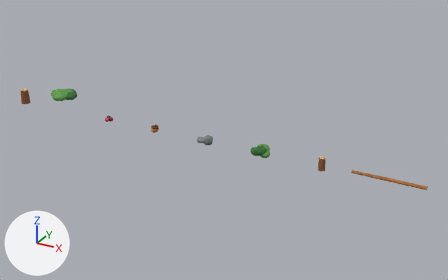
Two versions of the glTF model client/public/assets/models/low-poly/forest-props.glb, one commit apart.
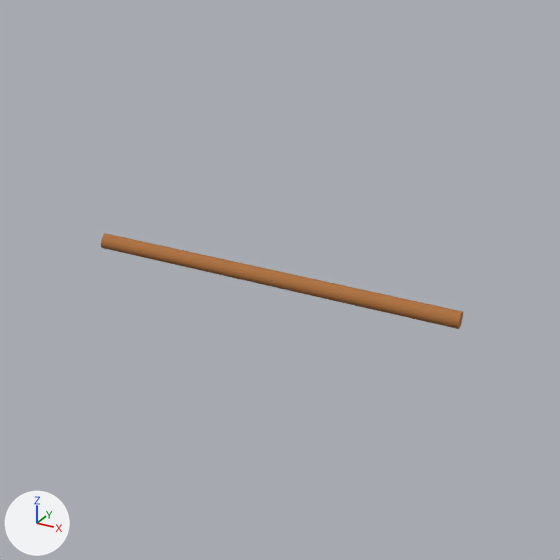
Each version is shown whole from a 50 mm lens placed at (37.46, -48.05, 24.83), pointed at (10.38, 1.18, 0.22), then close up on the part from 74% to 100% of the width and 43% to 85% of the height. The lights are fixed; the arrows at lower left show +X, +Y and +Z. The first two pictures are the older version. Where no turn or scale is listed for an object, it has been applied to the vertices.

Objects in the first close-up: 'fence-single-rail'.
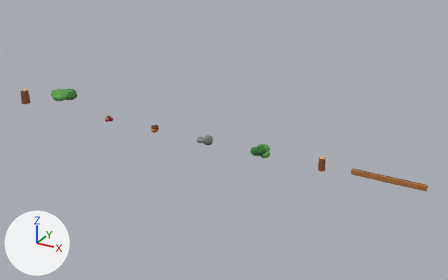
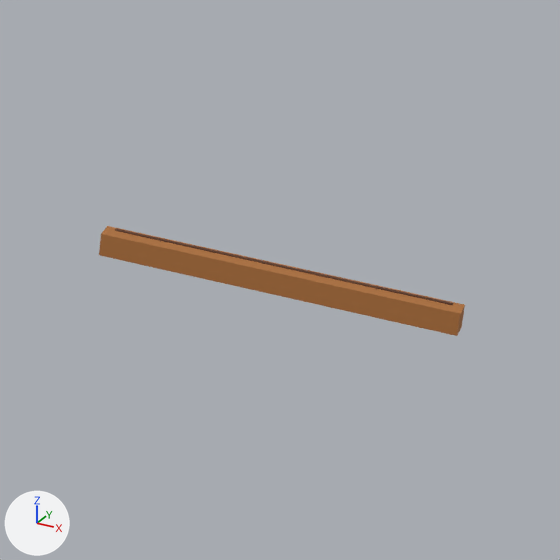
Pixel boxes [x1, y1, x2, y2] of what changed, in the close-ups (560 x 560 px):
'fence-rectangular-panel', added (brown): after [99, 226, 465, 336]
'fence-single-rail', deleted (brown): before [101, 233, 463, 329]
'fence-panel-grain', added: after [115, 229, 453, 305]

Diff of the bpy script that builds the scene:
```diff
--- a/client/public/assets/models/low-poly/forest-props.glb.py
+++ b/client/public/assets/models/low-poly/forest-props.glb.py
@@ me_mesh_27 @@
+me_mesh_27.from_pydata(...)  # a box spanning x -3.04..3.04, y -0.03..0.03, z -0.01..0.01
+me_mesh_27.materials.append(mat_trunkdark)  # brown #5e3926
@@ me_mesh_26_1 @@
+me_mesh_26_1.from_pydata(...)  # a box spanning x -3.22..3.22, y -0.19..0.19, z -0.22..0.22
+me_mesh_26_1.materials.append(mat_fence)  # brown #ae713b
@@ ob_fence_single_rail @@
-ob_fence_single_rail = bpy.data.objects.new('fence-single-rail', me_mesh_26)
-ob_fence_single_rail.location = (27.0, 0.0, 0.5)
@@ ob_fence_panel_grain @@
+ob_fence_panel_grain = bpy.data.objects.new('fence-panel-grain', me_mesh_27)
+ob_fence_panel_grain.location = (27.0, 0.09, 0.73)
@@ ob_fence_rectangular_panel @@
+ob_fence_rectangular_panel = bpy.data.objects.new('fence-rectangular-panel', me_mesh_26_1)
+ob_fence_rectangular_panel.location = (27.0, 0.0, 0.5)
```
